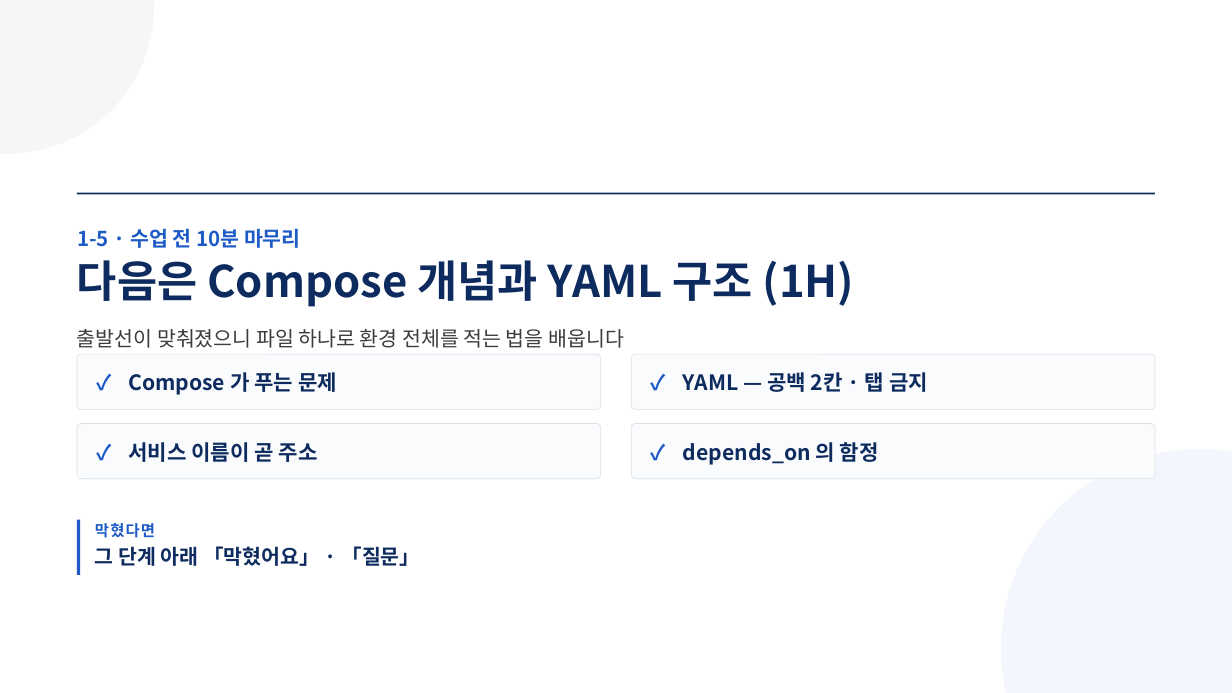
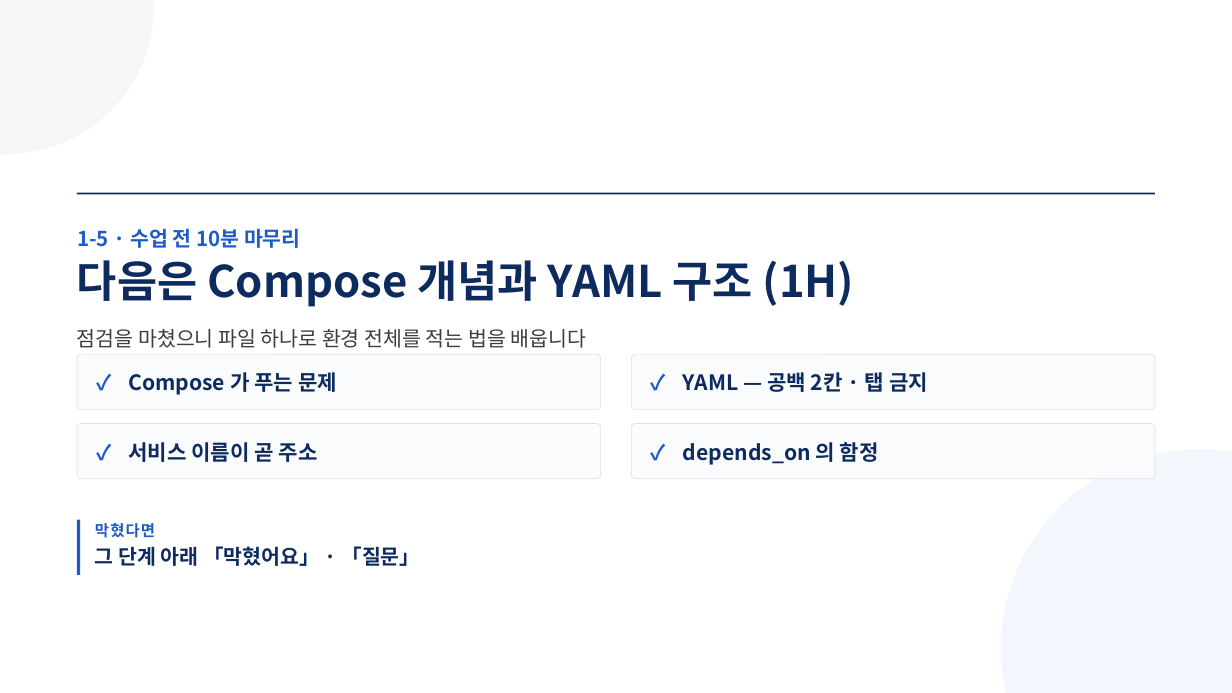
Before and after one commit to aebonlee/materials, a slide deck: slide 9 of data-eng/decks/w1d5s0.pptx. Drawn at 1232x693 pixels with LibreOffice and Linux fonts; fonts in the diff are those of the drawing. Boxes give left, top, right and bottom in pixels: in the first picture for what was removed or moved away, otherwise in the second. Text is boxed around its words. In the diff, an @@ line names an element or a change of style, - is before the commit and + after.

```diff
--- a/data-eng/decks/w1d5s0.pptx
+++ b/data-eng/decks/w1d5s0.pptx
@@ text at <box>77,329,587,348</box>: text changed @@
-출발선이 맞춰졌으니 파일 하나로 환경 전체를 적는 법을 배웁니다
+점검을 마쳤으니 파일 하나로 환경 전체를 적는 법을 배웁니다
```
Also in this commit, not shown: 2 other slides changed, 7 other files.
